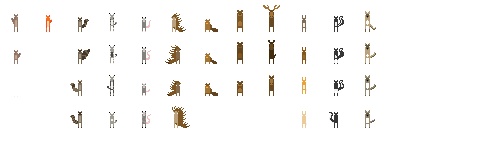
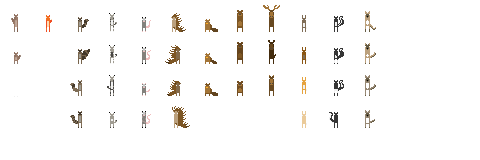
Layer changes from the first 480 × 160 image to the second:
painted on "Layer 31" over [14, 50, 21, 61]
